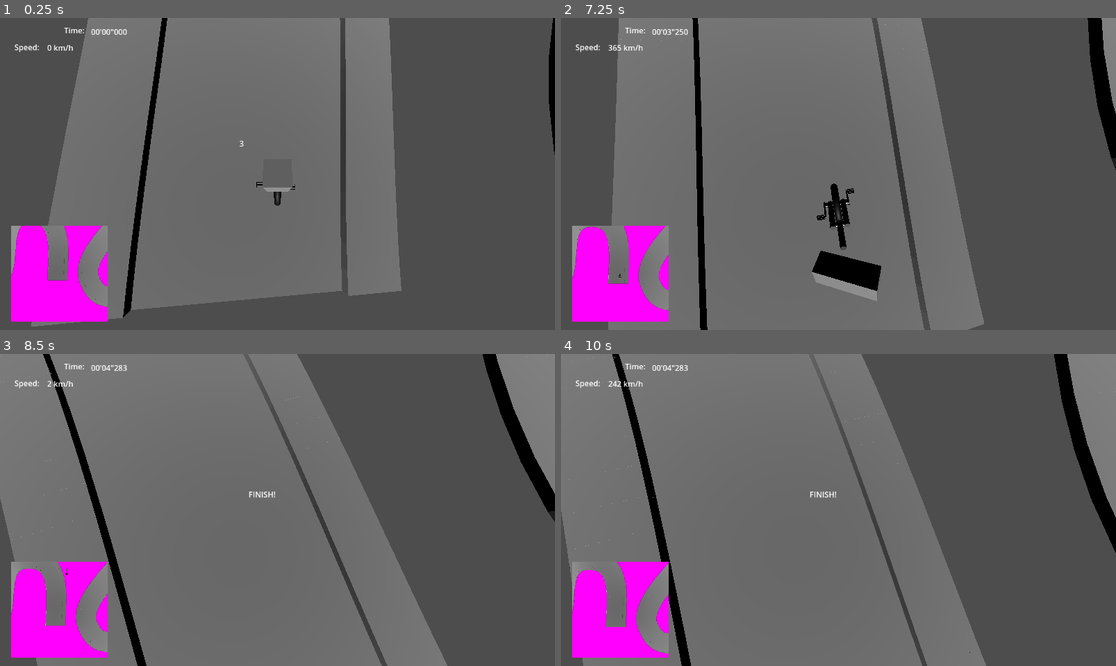
Above: before the commit, frames 1-4 (two rows, left to right).
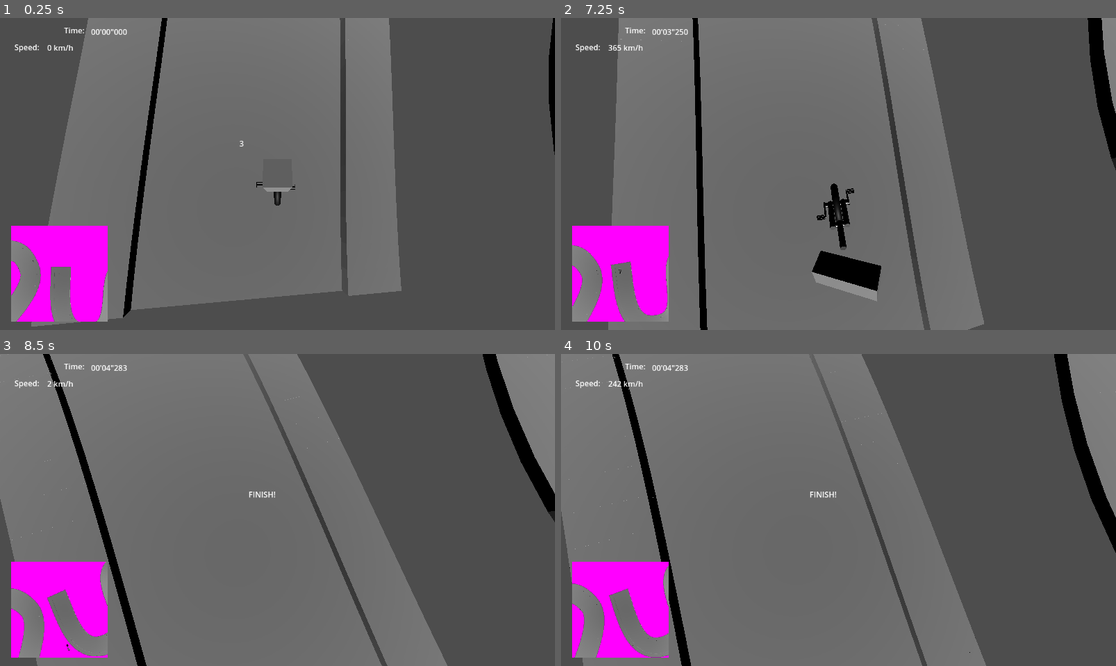
Above: after the commit, the same moments.

Repository: maxrchung/ride_in_the_rain
Game: Godot game, scene res://maps/test_map.tscn
Two runs of this game, one before a commit and one after it. Both use one fixed random seed, a clock stepped at 60 frames per second and the inputs below. This scene is started directly instead of the project's main scene. The engine's default icon, where the game draws it, is replaced by a stand-in: a white triangle on a blue panel in a dark square.
Inputs (mouse positions are in pixels of both pictures, inside the frame that each line leads up to):
- Up to frame 1 (0.25 s): no input
- Up to frame 2 (7.25 s): tap Enter at 0.5, 3.5, 5.75 s; move the mouse to (960, 158) at 0.52 s; hold Right (kb_right) 0.53-1.28 s; tap Space (crash) at 0.6, 1.25, 1.35, 2.1, 2.85, 3.6, 4.35, 5, 5.1, 5.85, 6.6 s; move the mouse to (727, 189) at 1.27 s; hold Left (kb_left) 1.28-2.03 s; move the mouse to (894, 105) at 2.02 s; hold Right (kb_right) 2.03-2.78 s; move the mouse to (810, 236) at 2.77 s; hold Up (kb_up) 2.78-3.53 s; move the mouse to (1005, 220) at 3.52 s; hold Left (kb_left) 3.53-5.78 s; move the mouse to (672, 127) at 4.27 s; move the mouse to (866, 174) at 5.02 s; move the mouse to (755, 96) at 5.77 s; hold Right (kb_right) 5.78-6.53 s; move the mouse to (960, 158) at 6.52 s; hold Up (kb_up) from 6.53 s (still down)
- Up to frame 3 (8.5 s): move the mouse to (166, 525) at 7.27 s; release Up (kb_up) at 7.28 s; hold Right (kb_right) 7.28-8.03 s; tap Space (crash) at 7.35, 8.1 s; move the mouse to (333, 441) at 8.02 s; hold Left (kb_left) from 8.03 s (still down)
- Up to frame 4 (10 s): tap Space (crash) at 8.75, 8.85, 9.6 s; move the mouse to (810, 572) at 8.77 s; move the mouse to (1005, 556) at 9.52 s; release Left (kb_left) at 9.53 s; hold Up (kb_up) from 9.53 s (still down)

The runs differ from the first frame. In frame 1, 2.9% of the frame differs, in the area x 2-20%, y 66-98%; in frame 2, 3.1%; in frame 3, 2.7%; in frame 4, 2.8%.

Commit message:
fix minimap rotation

Diff:
--- a/maps/minimap.gd
+++ b/maps/minimap.gd
@@ -12,4 +12,4 @@
 
 func _process(delta):
 	position = Vector3(target.position.x, 30, target.position.z)
-	#rotation_degrees.y = target_rotation.rotation_degrees.y
+	rotation_degrees.y = target_rotation.rotation_degrees.y
--- a/maps/test_map.tscn
+++ b/maps/test_map.tscn
@@ -168,6 +168,7 @@
 script = ExtResource("5_ey4rv")
 follow_scan_radius = 100.0
 player_target = NodePath("../../../../Bicycle")
+player_rotation_target = NodePath("../../../../Bicycle")
 
 [connection signal="pressed" from="WinUi/PlayAgainButton" to="." method="_on_play_again_button_pressed"]
 [connection signal="pressed" from="WinUi/LeaveButton" to="." method="_on_leave_button_pressed"]
